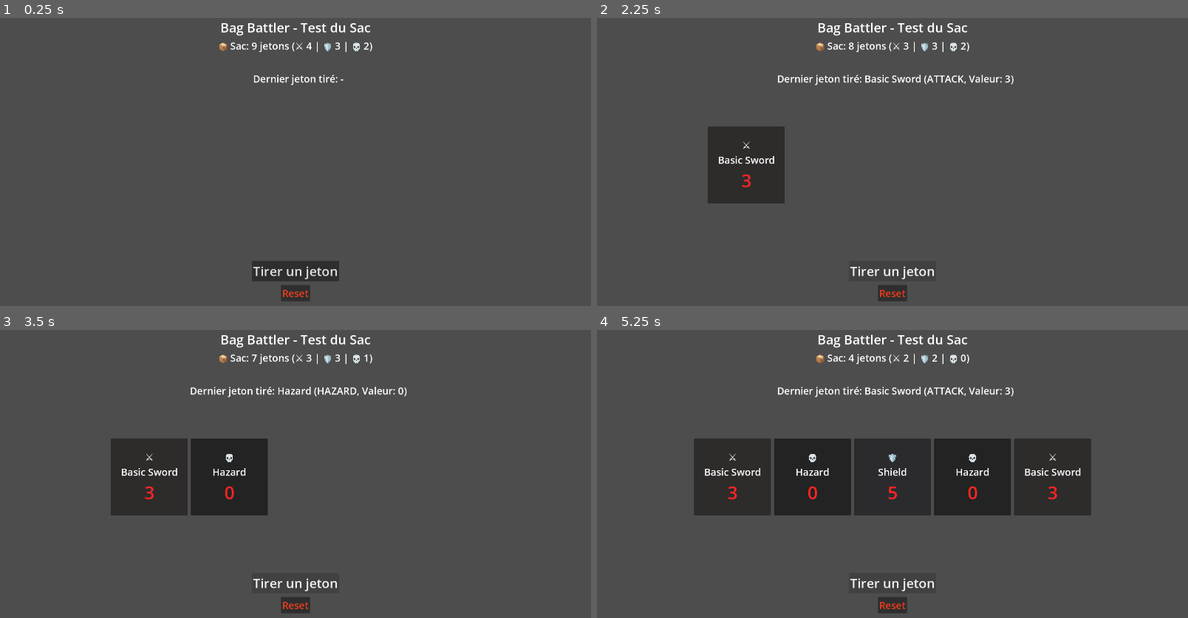
Above: before the commit, frames 1-4 (two rows, left to right).
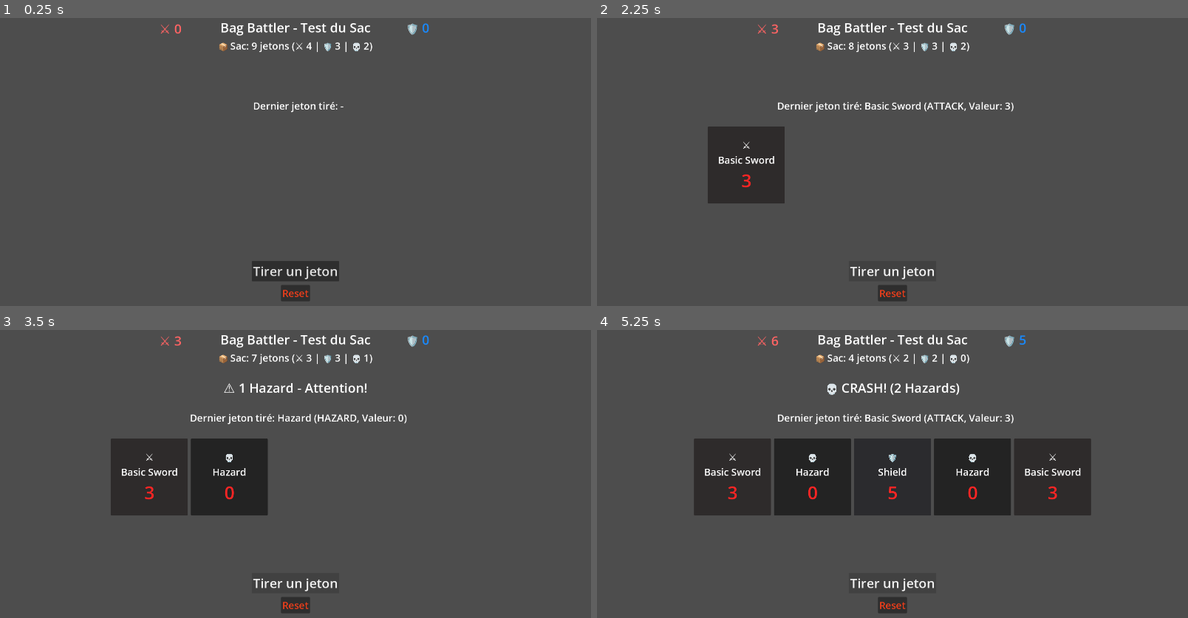
Above: after the commit, the same moments.

Repository: stellarhorbb/bag-battler
Game: Godot game, scene res://bag_ui.tscn
Same seed, same stepped clock (60 frames per second), same inputs: the game is played once before the commit and once after it.
Inputs:
- Up to frame 1 (0.25 s): no input
- Up to frame 2 (2.25 s): click "Tirer un jeton" at 0.5 s; click "Reset" at 1.25 s; click "Tirer un jeton" at 2 s
- Up to frame 3 (3.5 s): click "Tirer un jeton" at 2.75 s
- Up to frame 4 (5.25 s): tap Enter at 3.5, 5 s; tap Space at 4.25 s

The runs differ from the first frame. In frame 1, 0.4% of the frame differs, in the area x 27-73%, y 1-33%; in frame 2, 1.0%; in frame 3, 1.1%; in frame 4, 1.2%.

Commit message:
Ajout de l'affichage des totaux de comabt en temps réel

Diff:
--- a/bag_ui.tscn
+++ b/bag_ui.tscn
@@ -80,9 +80,9 @@
 anchor_right = 1.0
 anchor_bottom = 0.5
 offset_left = 10.0
-offset_top = -298.0
+offset_top = -210.0
 offset_right = 10.0
-offset_bottom = -253.0
+offset_bottom = -165.0
 grow_horizontal = 2
 grow_vertical = 2
 theme_override_font_sizes/font_size = 32
@@ -105,3 +105,48 @@
 grow_vertical = 2
 theme_override_constants/separation = 10
 metadata/_edit_use_anchors_ = true
+
+[node name="LabelAttackTotal" type="Label" parent="." unique_id=367290875]
+custom_minimum_size = Vector2(100, 100)
+layout_mode = 1
+anchors_preset = 5
+anchor_left = 0.5
+anchor_right = 0.5
+offset_left = -456.0
+offset_top = 52.0
+offset_right = -356.0
+offset_bottom = 152.0
+grow_horizontal = 2
+theme_override_colors/font_color = Color(1, 0.39215687, 0.39215687, 1)
+theme_override_font_sizes/font_size = 42
+text = "⚔️ 0"
+horizontal_alignment = 1
+vertical_alignment = 1
+
+[node name="LabelDefenseTotal" type="Label" parent="." unique_id=611392520]
+custom_minimum_size = Vector2(100, 100)
+layout_mode = 0
+offset_left = 1308.0
+offset_top = 49.0
+offset_right = 1408.0
+offset_bottom = 149.0
+theme_override_colors/font_color = Color(0.09803922, 0.5411765, 1, 1)
+theme_override_font_sizes/font_size = 42
+text = "🛡️ 0"
+horizontal_alignment = 1
+vertical_alignment = 1
+
+[node name="LabelHazardWarning" type="Label" parent="." unique_id=788500755]
+custom_minimum_size = Vector2(100, 100)
+layout_mode = 1
+anchors_preset = 5
+anchor_left = 0.5
+anchor_right = 0.5
+offset_left = -50.0
+offset_top = 205.0
+offset_right = 50.0
+offset_bottom = 305.0
+grow_horizontal = 2
+theme_override_font_sizes/font_size = 42
+horizontal_alignment = 1
+vertical_alignment = 1
--- a/scripts/bag_ui.gd
+++ b/scripts/bag_ui.gd
@@ -6,6 +6,10 @@
 @onready var button_draw = $ButtonDraw
 @onready var button_reset = $ButtonReset
 @onready var combat_line = $CombatLine
+
+@onready var label_attack_total = $LabelAttackTotal
+@onready var label_defense_total = $LabelDefenseTotal
+@onready var label_hazard_warning = $LabelHazardWarning
 
 # On charge la scene du jeton virtuel
 var token_card_scene = preload("res://token_card.tscn")
@@ -59,7 +63,7 @@
 
 	# Supprime toutes les cartes de la ligne
 	for child in combat_line.get_children():
-		child.queue_free()
+		child.free()
 
 	# Met à jour l'affichage
 	update_ui()
@@ -71,3 +75,39 @@
 	var hazard_count = bag_manager.bag.filter(func(t): return t.token_type == TokenResource.TokenType.HAZARD).size()
 
 	label_bag_info.text = "📦 Sac: %d jetons (⚔️ %d | 🛡️ %d | 💀 %d)" % [bag_manager.bag.size(), attack_count, defense_count, hazard_count]
+	update_combat_line_totals()
+
+# Calcule et affiche les totaux de la ligne de combat
+func update_combat_line_totals():
+	var total_attack = 0
+	var total_defense = 0
+	var hazard_count = 0
+
+	# On parcourt chaque carte présente sur la ligne de combat
+	for card in combat_line.get_children():
+		# On récupère l'icône de la carte pour savoir son type
+		var icon = card.get_node("VBoxContainer/LabelIcon").text
+		# On récupère la valeur de la carte et on la convertit en nombre
+		var value = int(card.get_node("VBoxContainer/LabelValue").text)
+
+		# On additionne dans le bon compteur selon le type
+		if icon == "⚔️":
+			total_attack += value
+		elif icon == "🛡️":
+			total_defense += value
+		elif icon == "💀":
+			hazard_count += 1
+
+	# Met à jour le label d'attaque (icône + valeur)
+	label_attack_total.text = "⚔️ %d" % total_attack
+
+	# Met à jour le label de défense (icône + valeur)
+	label_defense_total.text = "🛡️ %d" % total_defense
+
+	# Met à jour le label d'avertissement selon le nombre de hazards
+	if hazard_count == 0:
+		label_hazard_warning.text = ""  # Rien à afficher si pas de hazard
+	elif hazard_count == 1:
+		label_hazard_warning.text = "⚠️ 1 Hazard - Attention!"
+	else:  # 2 hazards ou plus
+		label_hazard_warning.text = "💀 CRASH! (%d Hazards)" % hazard_count
--- a/scripts/token_card.gd
+++ b/scripts/token_card.gd
@@ -16,7 +16,7 @@
 			self_modulate = Color(1, 0.8, 0.8)  # Change la couleur de fond de la carte selon le type = Rouge clair
 		TokenResource.TokenType.DEFENSE:
 			label_icon.text = "🛡️"
-			self_modulate = Color(0.8, 0.8, 1)  # Bleu clair
+			self_modulate = Color(0.8, 0.8, 1)  # Paramètre de couleur = Bleu clair
 		TokenResource.TokenType.HAZARD:
 			label_icon.text = "💀"
-			self_modulate = Color(0.3, 0.3, 0.3)  # Gris foncé
+			self_modulate = Color(0.3, 0.3, 0.3)  # Paramètre de couleur = Gris foncé
